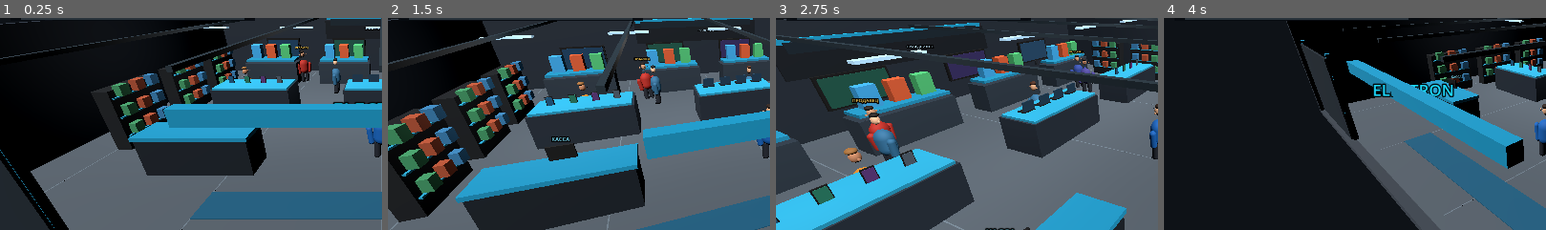
Above: before the commit, frames 1-4 (left to right).
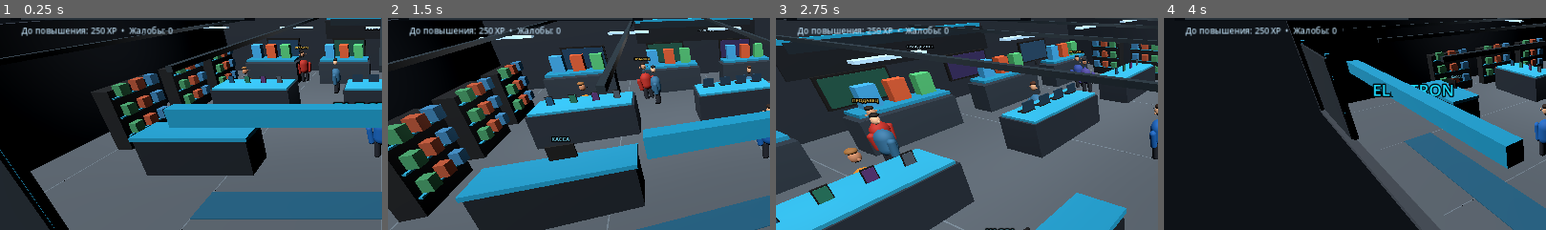
Above: after the commit, the same moments.

Repository: shilinillyaalexandrovich-wq/ELECTRON-3D
Game: Godot game, scene res://scenes/main.tscn
Same seed, same stepped clock (60 frames per second), same inputs: the game is played once before the commit and once after it.
Inputs (mouse positions are % of the whole screen's width and height, from its top left):
- Up to frame 1 (0.25 s): no input
- Up to frame 2 (1.5 s): move the mouse to (72, 44) at 0.52 s; click (72, 44) at 0.67 s; drag from (30, 54) to (45, 70) at 1.27 s
- Up to frame 3 (2.75 s): move the mouse to (60, 27) at 2.02 s; click (60, 27) at 2.17 s
- Up to frame 4 (4 s): drag from (45, 70) to (20, 34) at 2.77 s; move the mouse to (80, 65) at 3.52 s; click (80, 65) at 3.67 s
The pictures show only the part of the screen within x 0-50%, y 22-72%; the shares and areas given below are measured in that part.

The runs differ from the first frame. In frame 1, 0.9% of the frame differs, in the area x 5-46%, y 3-9%; in frame 2, 0.9%; in frame 3, 0.8%; in frame 4, 0.9%.

Commit message:
Build 38: show promotion progress and customer complaints

Diff:
--- a/scripts/game.gd
+++ b/scripts/game.gd
@@ -329,6 +329,10 @@
     var target_ratio: float = clampf(float(money) / maxf(1.0, float(career.daily_target)), 0.0, 1.0)
     hud.draw_rect(Rect2(36, 157, 374, 12), Color(0.16, 0.2, 0.23), true)
     hud.draw_rect(Rect2(36, 157, 374.0 * target_ratio, 12), Color(0.12, 0.78, 0.48), true)
+    var next_rank_index: int = mini(career.rank_index + 1, career.PROMOTION_XP.size() - 1)
+    var next_rank_xp: int = int(career.PROMOTION_XP[next_rank_index])
+    var rank_progress_text := "Максимальный ранг" if career.rank_index >= career.RANKS.size() - 1 else "До повышения: %d XP  •  Жалобы: %d" % [maxi(0, next_rank_xp - career.experience), career.complaints]
+    hud.draw_string(ThemeDB.fallback_font, Vector2(36, 193), rank_progress_text, HORIZONTAL_ALIGNMENT_LEFT, 380, 14, Color(0.72, 0.84, 0.92))
     hud.draw_rect(Rect2(18, size.y - 92, 330, 72), Color(0.025, 0.04, 0.06, 0.82), true)
     hud.draw_string(ThemeDB.fallback_font, Vector2(34, size.y - 63), message, HORIZONTAL_ALIGNMENT_LEFT, 290, 16, Color.WHITE)
     hud.draw_string(ThemeDB.fallback_font, Vector2(size.x - 330, 45), "СЛЕВА — ДВИЖЕНИЕ  •  СПРАВА — ОБЗОР", HORIZONTAL_ALIGNMENT_LEFT, 320, 15, Color(0.7, 0.85, 0.9))
